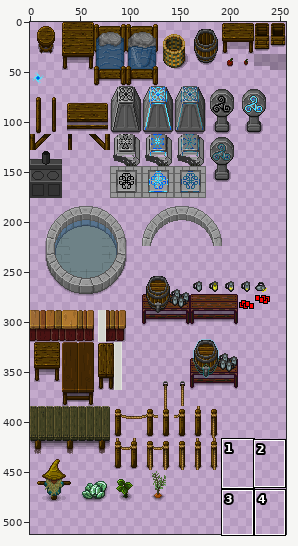
Sprite sheet, stored at img/object1.png. Above: a wide view before the commit, with the close-up outlined.
Close-up. First the earlier version:
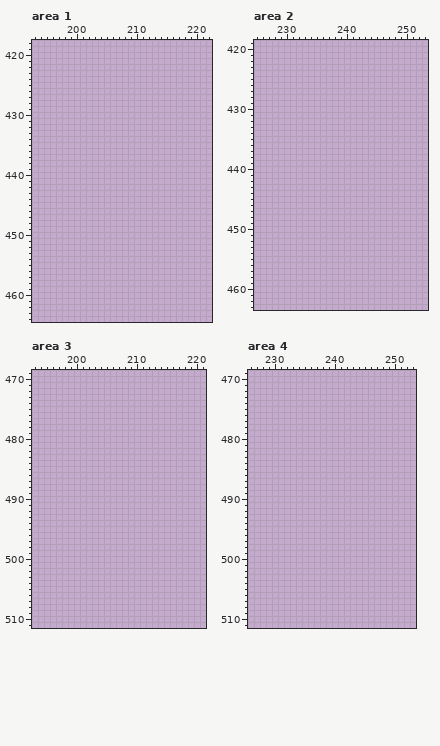
The file is 256x512 pixels. Colours within 5 levels of each other are drawn and written as one. Shown: area 1: x 193..222, y 418..464; area 2: x 225..253, y 419..463; area 3: x 193..221, y 469..511; area 4: x 226..253, y 469..511. The commit also changed other parts of the picture, which this record leaves out.
The result:
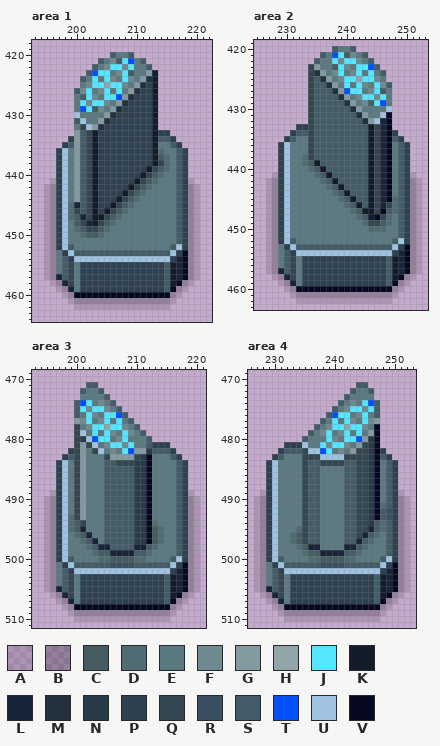
Palette (. is transparent): A #0000001f  B #0000003f  C #455c62  D #506b72  E #5b7981  F #6f8990  G #839aa0  H #90a4a9  J #55e6ff  K #131c2b  L #182439  M #23313d  N #293a48  P #2e4151  Q #34464f  R #3c4e61  S #445c68  T #0052f6  U #9fc2e0  V #060822
The exact change:
Changed rows in their new state; - is an unchanged pixel.
Area 1:
first column x 195:
420 -----------SEES-----------
421 ---------SEFCJTES---------
422 --------SEFJJFJEES--------
423 -------STJJEFJCEEGK-------
424 ------SEJEJFEJFEGMK-------
425 ------EFJJHJJFEGMPK-------
426 -----SFJEFJEJEGMPPK-------
427 -----ECJFEJJTGMPPPK-------
428 -----EJFJJFEGMPPPPK-------
429 -----ETJCFEGMPPPPPK-------
430 -----UEEEEGMPPPPPPK-------
431 -----CUEEGMPPPPPPPK-------
432 -----EQUGMPPPPPPPPK-------
433 -----GSQKPPPPPPPPPKPP-----
434 ----PGSQKPPPPPPPPPKSSP----
435 ---PSGSQKPPPPPPPPPKEESP---
436 --PUEGSQKPPPPPPPPPKDEESP--
437 --PUEGSQKPPPPPPPPPKCDESP--
438 --PUEGSQKPPPPPPPPPKQDESP--
439 --PUEGSQKPPPPPPPPKQCDESP--
440 --PUEGSQKPPPPPPPKQCDEESP--
441 -APUEGSQKPPPPPPKQCDEEESPA-
442 ABPUEGSQKPPPPPKQCDEEEESPBA
443 ABPUEGSQKPPPPKQCDEEEEESPBA
444 ABPUEGSQKPPPKQCDEEEEEESPBA
445 ABPUDLSQKPPKQCDEEEEEEESPBA
446 ABPUDQSQKPKQCDEEEEEEEESPBA
447 ABPUDCLQKKQCDEEEEEEEEESPBA
448 ABPUECQLKQCDEEEEEEEEEESPBA
449 ABPUEDCQQCDEEEEEEEEEEESPBA
450 ABPUEEDCCDEEEEEEEEEEEESPBA
451 ABPUEEEEEEEEEEEEEEEEEESPBA
452 ABPUSEEEEEEEEEEEEEEEESUPBA
453 ABEPUSSSSSSSSSSSSSSSSUPVBA
454 ABESPUUUUUUUUUUUUUUUUPLVBA
455 ABESQEPPPPPPPPPPPPPPSKLVBA
456 ABESQEPPPPPPPPPPPPPPSKLVBA
457 ABLSQEPPPPPPPPPPPPPPSKLVBA
458 -ABLQEPPPPPPPPPPPPPPSKVBA-
459 --ABLEPPPPPPPPPPPPPPSVBA--
460 ---ABVVVVVVVVVVVVVVVVBA---
461 ----ABBBBBBBBBBBBBBBBA----
462 -----AAAAAAAAAAAAAAAA-----
Area 2:
first column x 227:
420 -----------SEES-----------
421 ---------SETJCFES---------
422 --------SEEJFJJFES--------
423 -------QGEECJFEJJTS-------
424 -------QMGEFJEFJEJES------
425 -------QSMGEFJJHJJFE------
426 -------QSSMGEJEJFEJFS-----
427 -------QSSSMGTJJEFJCE-----
428 -------QSSSSMGEFJJFJE-----
429 -------QSSSSSMGEFCJTE-----
430 -------QSSSSSSMGEEEEU-----
431 -------QSSSSSSSMGEEUV-----
432 -------QSSSSSSSSMGULV-----
433 -----PPQSSSSSSSSSKQLV-----
434 ----PSSQSSSSSSSSSKQLVP----
435 ---PSEEQSSSSSSSSSKQLVSP---
436 --PUEEEQSSSSSSSSSKQLVESP--
437 --PUEEEQSSSSSSSSSKQLVESP--
438 --PUEEDQSSSSSSSSSKQLVESP--
439 --PUEEDCKSSSSSSSSKQLVESP--
440 --PUEEEDCKSSSSSSSKQLVESP--
441 -APUEEEEDCKSSSSSSKQLVESPA-
442 ABPUEEEEEDCKSSSSSKQLVESPBA
443 ABPUEEEEEEDCKSSSSKQLVESPBA
444 ABPUEEEEEEEDCKSSSKQLVESPBA
445 ABPUEEEEEEEEDCKSSKQLVDSPBA
446 ABPUEEEEEEEEEDCKSKQLQDSPBA
447 ABPUEEEEEEEEEEDCKKQVCDSPBA
448 ABPUEEEEEEEEEEEDCKVQDESPBA
449 ABPUEEEEEEEEEEEEDQQCDESPBA
450 ABPUEEEEEEEEEEEEEDDDEESPBA
451 ABPUEEEEEEEEEEEEEEEEEESPBA
452 ABPUSEEEEEEEEEEEEEEEESUPBA
453 ABEPUSSSSSSSSSSSSSSSSUPVBA
454 ABESPUUUUUUUUUUUUUUUUPLVBA
455 ABESQEPPPPPPPPPPPPPPSKLVBA
456 ABESQEPPPPPPPPPPPPPPSKLVBA
457 ABLSQEPPPPPPPPPPPPPPSKLVBA
458 -ABLQEPPPPPPPPPPPPPPSKVBA-
459 --ABLEPPPPPPPPPPPPPPSVBA--
460 ---ABVVVVVVVVVVVVVVVVBA---
461 ----ABBBBBBBBBBBBBBBBA----
462 -----AAAAAAAAAAAAAAAA-----
Area 3:
first column x 195:
471 -------SS-----------------
472 ------SEES----------------
473 ------EEEES---------------
474 -----STJEFES--------------
475 -----SJFJJFES-------------
476 -----SEJFEJJTS------------
477 -----GFJEFJEJES-----------
478 -----QEFJJHJJFES----------
479 -----QUEJEJFEJFES---------
480 -----QNUTJJEFJEEES--------
481 -----QGQUEFJJFJEESPPP-----
482 ----PQGEQUEFEJTGGNSSSP----
483 ---PSQGEEEQGGGGQNVEEESP---
484 --PUEQGEEESSQQQNNVEEEESP--
485 --PUEQGEEESSSSSNNVEEEESP--
486 --PUEQGEEESSSSSNNVEEEESP--
487 --PUEQGEEESSSSSNNVEEEESP--
488 --PUEQGEEESSSSSNNVEEEESP--
489 -APUEQGEEESSSSSNNVEEEESPA-
490 ABPUEQGEEESSSSSNNVEEEESPBA
491 ABPUEQGEEESSSSSNNVEEEESPBA
492 ABPUEQGEEESSSSSNNVEEEESPBA
493 ABPUDQGEEESSSSSNNVEEEESPBA
494 ABPUDCQEEESSSSSNNVDEEESPBA
495 ABPUDCLEEESSSSSNNVCDEESPBA
496 ABPUEDCLEESSSSSNNVCDEESPBA
497 ABPUEEDCLESSSSSNNVCDEESPBA
498 ABPUEEEDCLLSSSSLLCDEEESPBA
499 ABPUEEEEDCCLLLLCCDEEEESPBA
500 ABPUSEEEEDDCCCCDDEEEESUPBA
501 ABEPUSSSSSSRRRRSSSSSSUPVBA
502 ABESPUUUUUUUUUUUUUUUUPLVBA
503 ABESQEPPPPPPPPPPPPPPSKLVBA
504 ABESQEPPPPPPPPPPPPPPSKLVBA
505 ABLSQEPPPPPPPPPPPPPPSKLVBA
506 -ABLQEPPPPPPPPPPPPPPSKVBA-
507 --ABLEPPPPPPPPPPPPPPSVBA--
508 ---ABVVVVVVVVVVVVVVVVBA---
509 ----ABBBBBBBBBBBBBBBBA----
510 -----AAAAAAAAAAAAAAAA-----
Area 4:
first column x 227:
471 -----------------SS-------
472 ----------------SEES------
473 ---------------SEEEE------
474 --------------SEFEJTS-----
475 -------------SEFJJFJS-----
476 ------------STJJEFJES-----
477 -----------SEJEJFEJFG-----
478 ----------SEFJJHJJFEV-----
479 ---------SEFJEFJEJEGV-----
480 --------SEEEJFEJJTGNV-----
481 -----PPPUEEJFJJFEGQNV-----
482 ----PSSSQUUTJEFEGQQNVP----
483 ---PSEEEQQQUUUUQQQQNVSP---
484 --PUEEEEQSSQQQQSSQQNVESP--
485 --PUEEEEQSSEEEESSQQNVESP--
486 --PUEEEEQSSEEEESSQQNVESP--
487 --PUEEEEQSSEEEESSQQNVESP--
488 --PUEEEEQSSEEEESSQQNVESP--
489 -APUEEEEQSSEEEESSQQNVESPA-
490 ABPUEEEEQSSEEEESSQQNVESPBA
491 ABPUEEEEQSSEEEESSQQNVDSPBA
492 ABPUEEEEQSSEEEESSQQNVCRPBA
493 ABPUEEEEQSSEEEESSQQNVCRPBA
494 ABPUEEEEQSSEEEESSQQNCDSPBA
495 ABPUEEEDQSSEEEESSQQLCDSPBA
496 ABPUEEDCQSSEEEESSQLCDESPBA
497 ABPUEEDCQSSEEEESSLCDEESPBA
498 ABPUEEEDCLLEEEELLCDEEESPBA
499 ABPUEEEEDCCLLLLCCDEEEESPBA
500 ABPUSEEEEDDCCCCDDEEEESUPBA
501 ABEPUSSSSSSRRRRSSSSSSUPVBA
502 ABESPUUUUUUUUUUUUUUUUPLVBA
503 ABESQEPPPPPPPPPPPPPPSKLVBA
504 ABESQEPPPPPPPPPPPPPPSKLVBA
505 ABLSQEPPPPPPPPPPPPPPSKLVBA
506 -ABLQEPPPPPPPPPPPPPPSKVBA-
507 --ABLEPPPPPPPPPPPPPPSVBA--
508 ---ABVVVVVVVVVVVVVVVVBA---
509 ----ABBBBBBBBBBBBBBBBA----
510 -----AAAAAAAAAAAAAAAA-----
Where, in picture pixels (left, top, right, bottom), the same in both close-ups:
added: (44, 52, 200, 310)
added: (266, 46, 422, 304)
added: (44, 382, 200, 622)
added: (254, 382, 410, 622)
